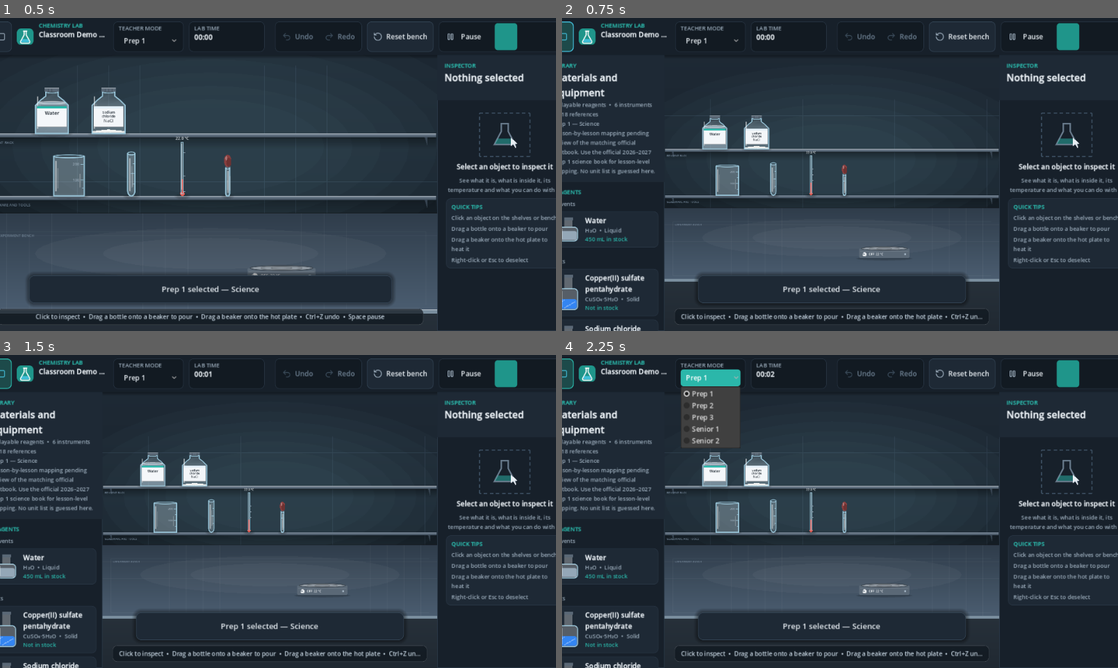
Above: before the commit, frames 1-4 (two rows, left to right).
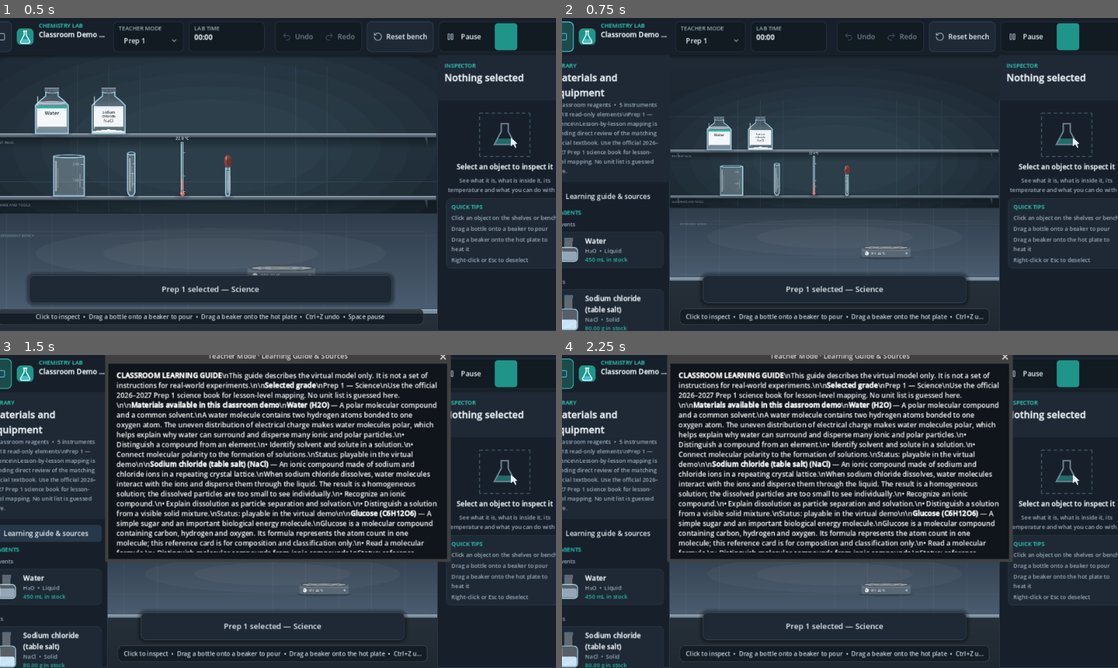
Above: after the commit, the same moments.

Repository: KareemMohammadeen/chemistry-lab-2d
Game: Godot game, scene res://scenes/main.tscn
Same seed, same stepped clock (60 frames per second), same inputs: the game is played once before the commit and once after it.
Inputs (mouse positions are in pixels of both pictures, inside the frame that each line leads up to):
- Up to frame 1 (0.5 s): no input
- Up to frame 2 (0.75 s): click (562, 36) at 0.5 s
- Up to frame 3 (1.5 s): click (44, 533) at 1.25 s, where only the run after the commit has a clickable "Learning guide & sources"
- Up to frame 4 (2.25 s): click "Prep 1" at 2 s

Frame 1 is identical in both runs. In frame 2, 6.1% of the frame differs, in the area x 0-79%, y 26-100%; in frame 3, 36%; in frame 4, 36%, in the area x 0-82%, y 0-100%.

Commit message:
Add safe classroom library and sourced learning guide

Diff:
--- a/scripts/ui/library_panel.gd
+++ b/scripts/ui/library_panel.gd
@@ -18,6 +18,11 @@
 const EQUIPMENT_GROUP_ORDER: Array = ["vessel", "appliance", "tool"]
 ## Equipment whose style is listed here is a container for reagents, shown through the reagent cards.
 const HIDDEN_EQUIPMENT_STYLES: Array = ["bottle"]
+## The classroom-facing Library deliberately exposes only this safe teaching subset.
+const CLASSROOM_CHEMICAL_IDS: Array[String] = ["water", "sodium_chloride"]
+const CLASSROOM_EQUIPMENT_IDS: Array[String] = ["beaker_250ml", "test_tube_20ml", "thermometer_general", "dropper_3ml", "hot_plate_basic"]
+const SAFE_REFERENCE_COMPOUND_IDS: Array[String] = ["glucose", "sucrose", "starch"]
+const LEARNING_GUIDE_PATH := "res://data/learning/learning_guide.json"
 
 @export var subtitle_label: Label
 @export var content_box: VBoxContainer
@@ -29,6 +34,7 @@
 ## Section headings ("REAGENTS", "EQUIPMENT") are written once, above their first group.
 var _section_written: Dictionary = {}
 var _curriculum_profile: Dictionary = {}
+var _guide_window: Window
 
 
 func bind(host: SimulationHost) -> void:
@@ -62,17 +68,34 @@
 	_cards.clear()
 	_section_written.clear()
 	var database := _host.database
+
+	var guide_button := Button.new()
+	guide_button.text = "Learning guide & sources"
+	guide_button.tooltip_text = "Open explanations for classroom materials, safe concepts and curriculum sources."
+	guide_button.theme_type_variation = &"ToolButton"
+	guide_button.size_flags_horizontal = Control.SIZE_EXPAND_FILL
+	guide_button.focus_mode = Control.FOCUS_NONE
+	guide_button.pressed.connect(open_learning_guide)
+	content_box.add_child(guide_button)
+
+	var classroom_chemicals: Array = []
+	for chemical_id in CLASSROOM_CHEMICAL_IDS:
+		var chemical: ChemicalDefinition = database.get_chemical(chemical_id)
+		if chemical != null:
+			classroom_chemicals.append(chemical)
+	var by_group := _group_by(classroom_chemicals, func(item: Variant) -> String: return (item as ChemicalDefinition).category)
 	var reagent_count := 0
-	var by_group := _group_by(database.chemicals.values(), func(item: Variant) -> String: return (item as ChemicalDefinition).category)
 	for group in _ordered_groups(by_group, CHEMICAL_GROUP_ORDER):
 		_add_heading(str(CHEMICAL_GROUP_TITLES.get(group, str(group).capitalize())), "REAGENTS")
 		for chemical in by_group[group]:
 			_add_reagent_card(chemical as ChemicalDefinition)
 			reagent_count += 1
+
 	var equipment_items: Array = []
-	for item in database.equipment.values():
-		if not HIDDEN_EQUIPMENT_STYLES.has((item as EquipmentDefinition).style()):
-			equipment_items.append(item)
+	for equipment_id in CLASSROOM_EQUIPMENT_IDS:
+		var equipment: EquipmentDefinition = database.get_equipment(equipment_id)
+		if equipment != null and not HIDDEN_EQUIPMENT_STYLES.has(equipment.style()):
+			equipment_items.append(equipment)
 	var equipment_groups := _group_by(equipment_items, func(item: Variant) -> String: return (item as EquipmentDefinition).category)
 	var equipment_count := 0
 	for group in _ordered_groups(equipment_groups, EQUIPMENT_GROUP_ORDER):
@@ -80,13 +103,118 @@
 		for equipment in equipment_groups[group]:
 			_add_equipment_card(equipment as EquipmentDefinition)
 			equipment_count += 1
+
+	_add_safe_reference_materials_section(database)
 	_add_element_reference_section(database)
+
 	var profile_label := str(_curriculum_profile.get("label", "No grade selected"))
 	var subject_label := str(_curriculum_profile.get("subject", "Select a grade"))
 	var mapping_note := str(_curriculum_profile.get("note", "Choose a grade to view its curriculum context."))
 	if str(_curriculum_profile.get("topic_mapping_status", "")) == "pending_official_textbook_review":
-		mapping_note = "Lesson-by-lesson mapping pending review of the matching official textbook. " + mapping_note
-	subtitle_label.text = "%d playable reagents  •  %d instruments  •  118 references\n%s — %s\n%s" % [reagent_count, equipment_count, profile_label, subject_label, mapping_note]
+		mapping_note = "Lesson-by-lesson mapping is pending direct review of the matching official textbook. " + mapping_note
+	subtitle_label.text = "%d classroom reagents  •  %d instruments  •  118 read-only elements\\n%s — %s\\n%s" % [reagent_count, equipment_count, profile_label, subject_label, mapping_note]
+
+
+func _add_safe_reference_materials_section(database: ContentDatabase) -> void:
+	_add_heading("Safe reference compounds · not playable", "REFERENCE")
+	for compound_id in SAFE_REFERENCE_COMPOUND_IDS:
+		var compound: CompoundDefinition = database.get_compound(compound_id)
+		if compound == null:
+			continue
+		var label := Label.new()
+		label.text = "%s  •  %s  •  reference only" % [compound.display_name, compound.formula_display]
+		label.autowrap_mode = TextServer.AUTOWRAP_WORD_SMART
+		label.add_theme_color_override("font_color", LabColors.TEXT_SECONDARY)
+		content_box.add_child(label)
+
+
+func open_learning_guide(_profile: Dictionary = {}) -> void:
+	if is_instance_valid(_guide_window):
+		_guide_window.popup_centered(Vector2i(780, 680))
+		return
+	var data := JsonDataLoader.load_dictionary(LEARNING_GUIDE_PATH)
+	if data.is_empty():
+		EventBus.feedback_message_requested.emit("The learning guide could not be loaded.", &"warning")
+		return
+
+	_guide_window = Window.new()
+	_guide_window.title = "Teacher Mode · Learning Guide & Sources"
+	_guide_window.size = Vector2i(780, 680)
+	_guide_window.transient = true
+	var margin := MarginContainer.new()
+	margin.set_anchors_and_offsets_preset(Control.PRESET_FULL_RECT)
+	margin.add_theme_constant_override("margin_left", 18)
+	margin.add_theme_constant_override("margin_top", 16)
+	margin.add_theme_constant_override("margin_right", 18)
+	margin.add_theme_constant_override("margin_bottom", 16)
+	_guide_window.add_child(margin)
+
+	var scroll := ScrollContainer.new()
+	scroll.size_flags_horizontal = Control.SIZE_EXPAND_FILL
+	scroll.size_flags_vertical = Control.SIZE_EXPAND_FILL
+	margin.add_child(scroll)
+
+	var rich := RichTextLabel.new()
+	rich.bbcode_enabled = true
+	rich.custom_minimum_size = Vector2(710, 980)
+	rich.size_flags_horizontal = Control.SIZE_EXPAND_FILL
+	rich.autowrap_mode = TextServer.AUTOWRAP_WORD_SMART
+	rich.meta_clicked.connect(_open_guide_link)
+	rich.text = _build_learning_guide_text(data)
+	scroll.add_child(rich)
+
+	add_child(_guide_window)
+	_guide_window.close_requested.connect(_close_learning_guide)
+	_guide_window.popup_centered(Vector2i(780, 680))
+
+
+func _build_learning_guide_text(data: Dictionary) -> String:
+	var output := "[b]CLASSROOM LEARNING GUIDE[/b]\\n"
+	output += "This guide describes the virtual model only. It is not a set of instructions for real-world experiments.\\n\\n"
+	output += "[b]Selected grade[/b]\\n"
+	output += "%s — %s\\n" % [str(_curriculum_profile.get("label", "Not selected")), str(_curriculum_profile.get("subject", "Select a grade"))]
+	output += "%s\\n\\n" % str(_curriculum_profile.get("note", "Choose a grade in the top bar."))
+	output += "[b]Materials available in this classroom demo[/b]\\n"
+	for material_value in data.get("materials", []):
+		var material: Dictionary = material_value
+		if not CLASSROOM_CHEMICAL_IDS.has(str(material.get("id", ""))) and not SAFE_REFERENCE_COMPOUND_IDS.has(str(material.get("id", ""))):
+			continue
+		output += "[b]%s (%s)[/b] — %s\\n" % [str(material.get("name", "")), str(material.get("formula", "")), str(material.get("concept", ""))]
+		output += "%s\\n" % str(material.get("explanation", ""))
+		for goal in material.get("learning_goals", []):
+			output += "• %s\\n" % str(goal)
+		output += "Status: %s\\n\\n" % ("playable in the virtual demo" if str(material.get("status", "")) == "playable_classroom_demo" else "reference only")
+	output += "[b]Processes and reactions explained[/b]\\n"
+	for process_value in data.get("processes", []):
+		var process_entry: Dictionary = process_value
+		output += "[b]%s[/b] (%s)\\n" % [str(process_entry.get("name", "")), str(process_entry.get("mode", ""))]
+		output += "%s\\n" % str(process_entry.get("explanation", process_entry.get("summary", "")))
+		for limitation in process_entry.get("model_limitations", []):
+			output += "Model note: %s\\n" % str(limitation)
+		output += "\\n"
+	var data_quality: Dictionary = data.get("data_quality", {})
+	output += "[b]Data quality[/b]\\n%s\\n\\n" % str(data_quality.get("summary", ""))
+	output += "[b]Curriculum status[/b]\\nPrep 1–3: exact units remain pending direct review of the official 2026–2027 student books. Senior 1: Integrated Science. Senior 2: pathway-dependent; do not assume one Chemistry syllabus for all students.\\n\\n"
+	output += "[b]Trusted learning and safety sources[/b]\\n"
+	for source_value in data.get("sources", []):
+		var source: Dictionary = source_value
+		var source_url := str(source.get("url", ""))
+		if source_url.begins_with("https://"):
+			output += "[url=%s]%s[/url] — %s\\n" % [source_url, str(source.get("title", "Source")), str(source.get("supports", ""))]
+	output += "\\n[b]Reference boundary[/b]\\nAll 118 elements remain read-only periodic-table references. Other advanced catalogue records are intentionally not exposed as classroom reagents or given operational descriptions."
+	return output
+
+
+func _open_guide_link(meta: Variant) -> void:
+	var url := str(meta)
+	if url.begins_with("https://"):
+		OS.shell_open(url)
+
+
+func _close_learning_guide() -> void:
+	if is_instance_valid(_guide_window):
+		_guide_window.queue_free()
+	_guide_window = null
 
 
 func _add_heading(group_title: String, section: String) -> void:
